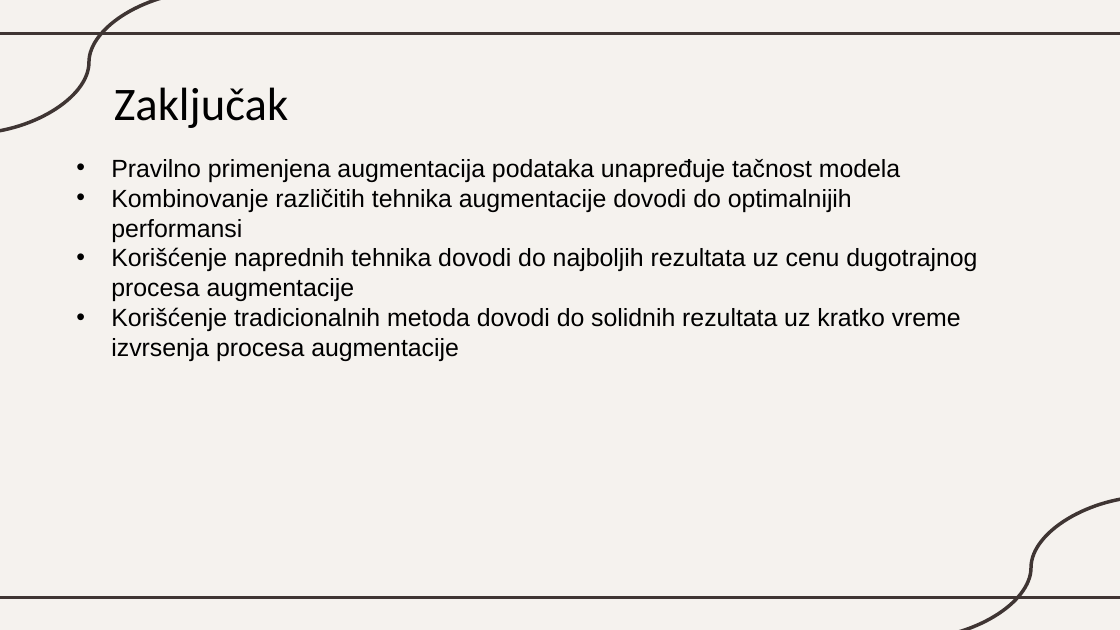
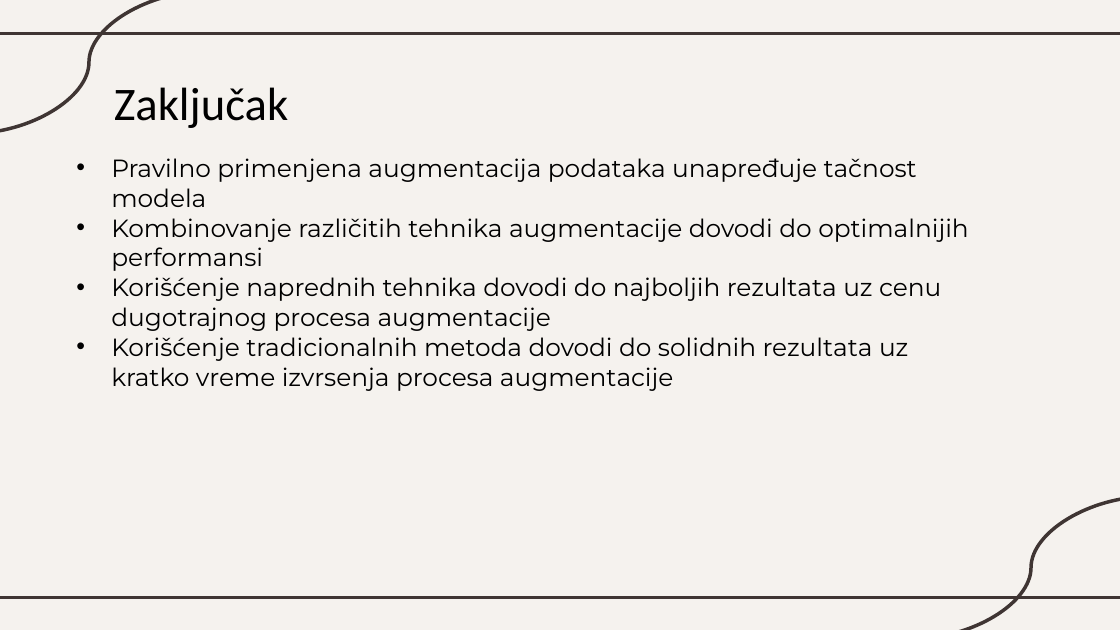
Before and after one commit to katarinaast/Text-data-augmentation, a slide deck: slide 33 of Augmentacija_PDF.pptx. Drawn at 1120x630 pixels with LibreOffice and Linux fonts; fonts in the diff are those of the drawing. Boxes give left, top, right and bottom in pixels: in the first picture for what was removed or moved away, otherwise in the second. Text is boxed around its words. In the diff, an @@ line names an element or a change of style, - is before the commit and + after.

```diff
--- a/Augmentacija_PDF.pptx
+++ b/Augmentacija_PDF.pptx
@@ text "Pravilno primenjena augmentacija podataka unapređuje ..." at (111,158,969,391): font Arial to Montserrat @@
```
Also in this commit, not shown: 21 other slides changed, 1 other file.
